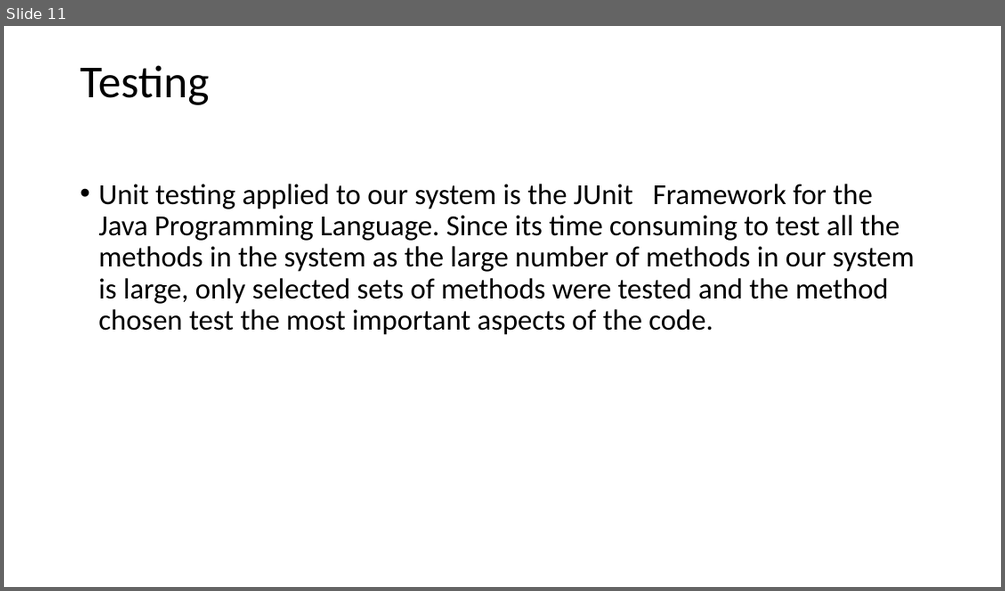
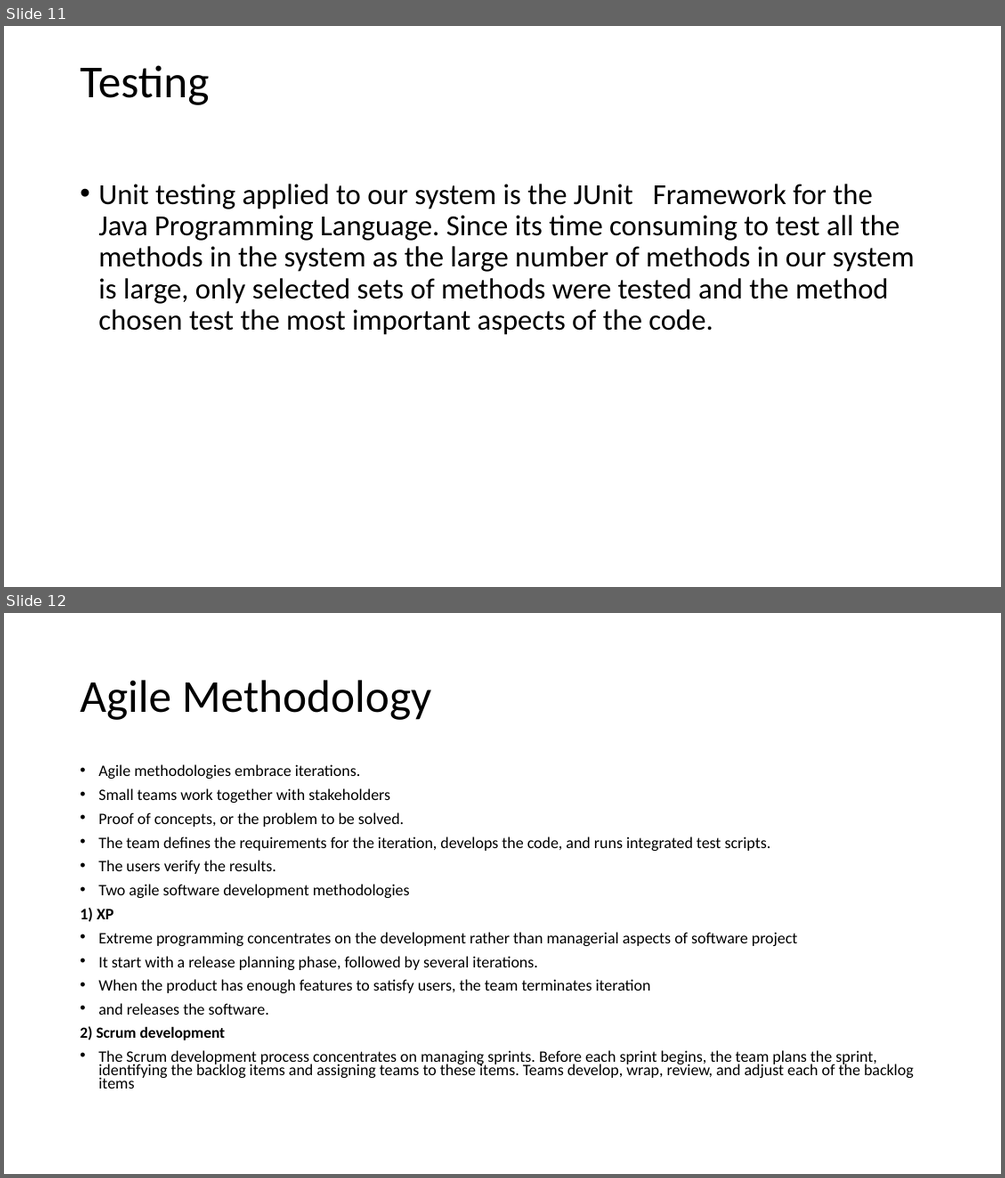
Before and after one commit to umerkk/TD-Game, a slide deck: TDGame/document/Presentation.pptx. Shown one above the other, each under a label of ours: slide 11 before the commit, slides 11 and 12 after it. The pictures are 1005x591 and 1005x1178 pixels, drawn with LibreOffice and Linux fonts; fonts in the diff are those of the drawing. Boxes give left, top, right and bottom in pixels: in the first picture for what was removed or moved away, otherwise in the second. Text is boxed around its words. In the diff, an @@ line names an element or a change of style, - is before the commit and + after.

```diff
--- a/TDGame/document/Presentation.pptx
+++ b/TDGame/document/Presentation.pptx
@@ slide 12 added at <box>4,613,1001,1174</box>, background #FFFFFF @@
@@ title added at <box>80,680,432,720</box>, 44 pt, text #000000 @@
+Agile Methodology
@@ text added at <box>80,764,914,1088</box>, 15.4 pt, text #000000 @@
+• Agile methodologies embrace iterations.
+• Small teams work together with stakeholders
+• Proof of concepts, or the problem to be solved.
+• The team defines the requirements for the iteration, develops the code, and runs integrated test scripts.
+• The users verify the results.
+• Two agile software development methodologies
+1) XP
+• Extreme programming concentrates on the development rather than managerial aspects of software project
+• It start with a release planning phase, followed by several iterations.
+• When the product has enough features to satisfy users, the team terminates iteration
+• and releases the software.
+2) Scrum development
+• The Scrum development process concentrates on managing sprints. Before each sprint begins, the team plans the sprint, identifying the backlog items and assigning teams to these items. Teams develop, wrap, review, and adjust each of the backlog items
```
Also in this commit, not shown: 1 other file.
